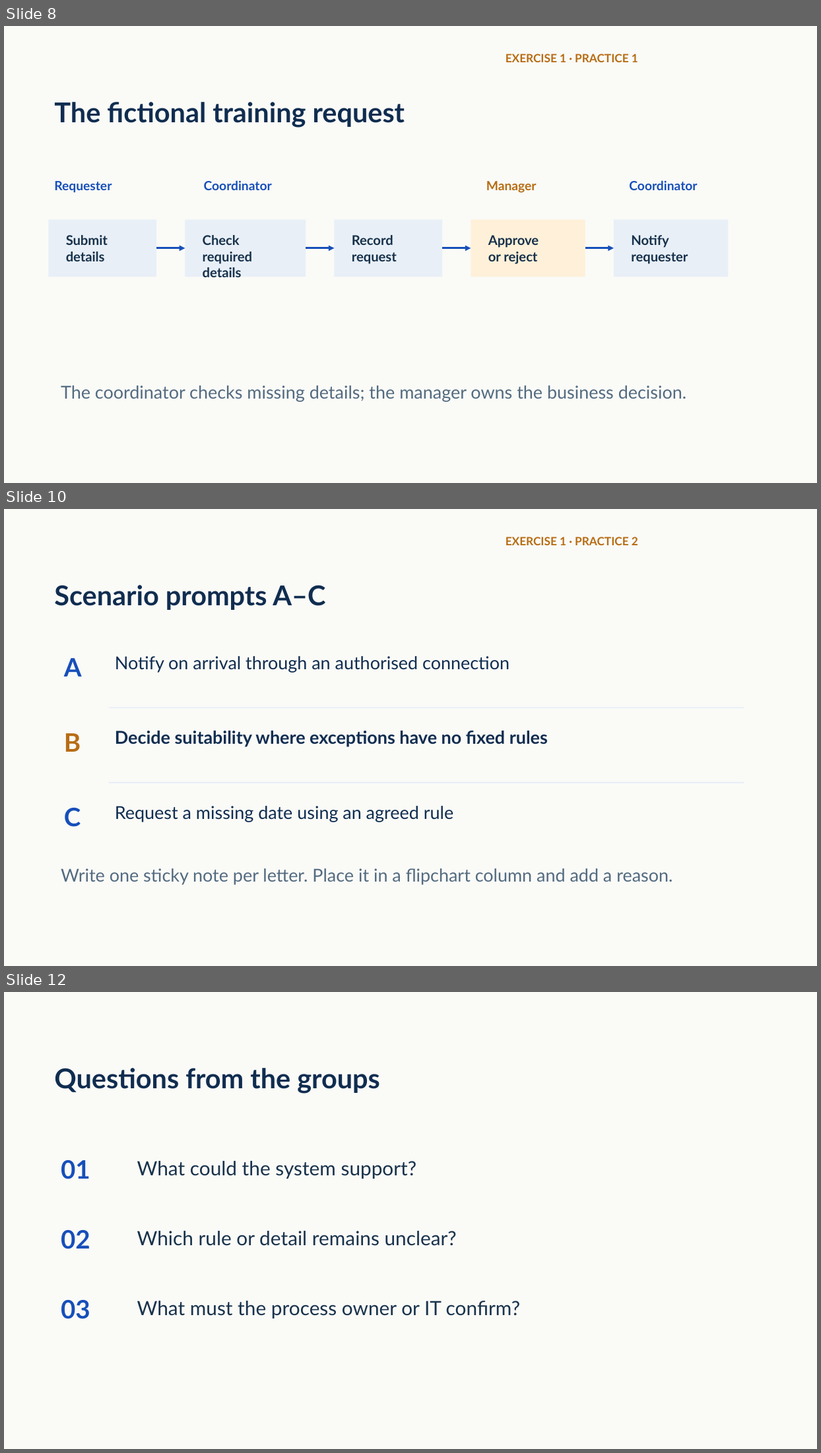
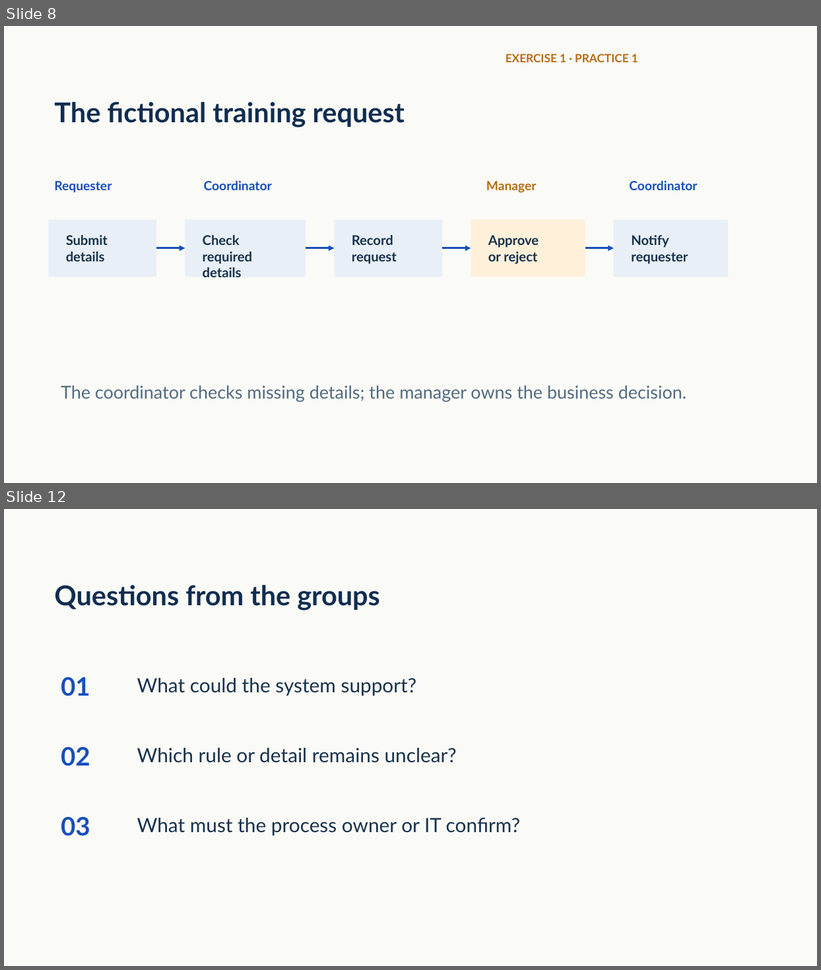
Before and after one commit to teerasej/power-automate-leadership-workshop, a slide deck: docs/public/downloads/strategic-automation-leadership-en-revised-v3.pptx. Shown one above the other, each under a label of ours: slides 8, 10 and 12 before the commit, slides 8 and 12 after it; the slides between them are not shown. The pictures are 821x1453 and 821x970 pixels, drawn with LibreOffice and Linux fonts; fonts in the diff are those of the drawing. Boxes give left, top, right and bottom in pixels: in the first picture for what was removed or moved away, otherwise in the second. Text is boxed around its words. In the diff, an @@ line names an element or a change of style, - is before the commit and + after.

```diff
--- a/docs/public/downloads/strategic-automation-leadership-en-revised-v3.pptx
+++ b/docs/public/downloads/strategic-automation-leadership-en-revised-v3.pptx
@@ slide 10 removed at box(4, 509, 817, 966), background #FAFAF7 @@
@@ text removed at box(506, 537, 638, 545) @@
-EXERCISE 1 · PRACTICE 2
@@ text removed at box(54, 585, 325, 610) @@
-Scenario prompts A–C
@@ text removed at box(64, 658, 82, 677) @@
-A
@@ text removed at box(115, 656, 510, 673) @@
-Notify on arrival through an authorised connection
@@ rectangle removed at box(109, 707, 745, 708) @@
@@ text removed at box(64, 733, 81, 752) @@
-B
@@ text removed at box(115, 731, 548, 747) @@
-Decide suitability where exceptions have no fixed rules
@@ rectangle removed at box(109, 782, 745, 784) @@
@@ text removed at box(64, 808, 81, 827) @@
-C
@@ text removed at box(115, 806, 453, 823) @@
-Request a missing date using an agreed rule
@@ text removed at box(61, 869, 673, 885) @@
-Write one sticky note per letter. Place it in a flipchart column and add a reason.
```
Also in this commit, not shown: 2 slides changed, 2 slides added, 1 other slide removed, 16 other files.
